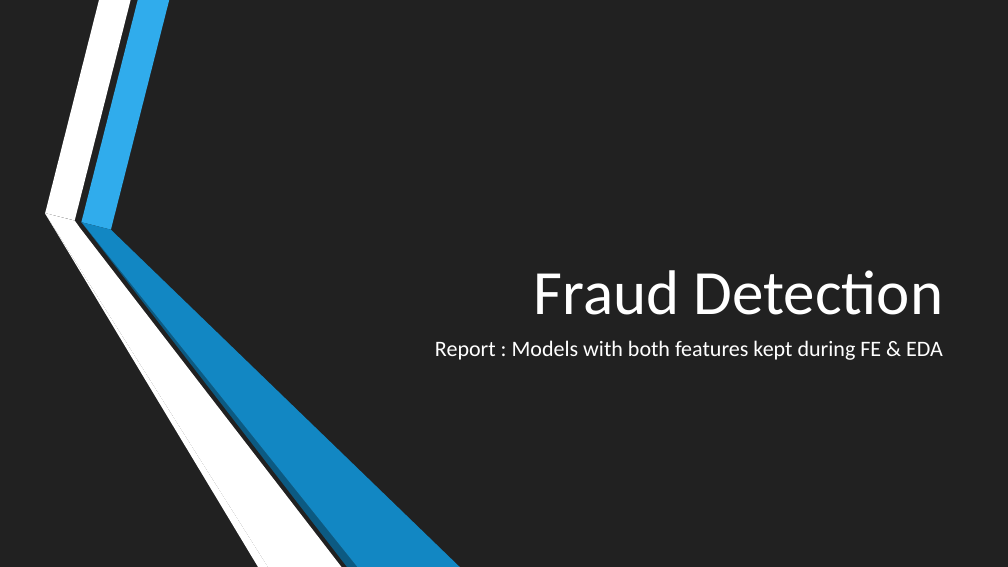
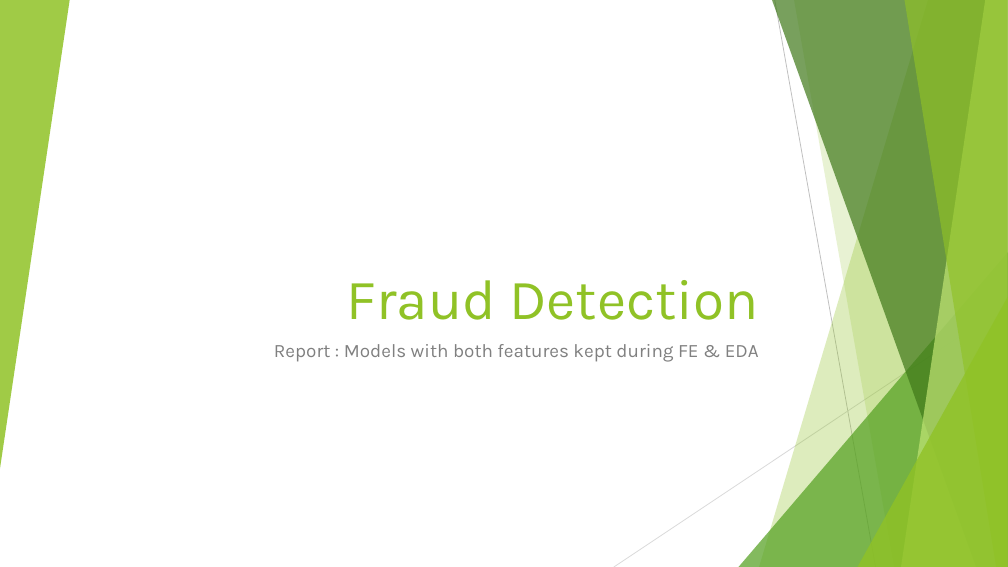
Before and after one commit to utsav87589/Fraud-Detection, a slide deck: slide 1 of reports/Report-Keep both.pptx. Drawn at 1008x567 pixels with LibreOffice and Linux fonts; fonts in the diff are those of the drawing. Boxes give left, top, right and bottom in pixels: in the first picture for what was removed or moved away, otherwise in the second. Text is boxed around its words. In the diff, an @@ line names an element or a change of style, - is before the commit and + after.

Commit message:
Supervised ML Based reports completed

```diff
--- a/reports/Report-Keep both.pptx
+++ b/reports/Report-Keep both.pptx
@@ background #212121 to #FFFFFF @@
@@ group added at box(0, 0, 1008, 567): 5 freeform shapes, 3 triangles, 2 lines @@
@@ title "Fraud Detection": place and size @@
-title "Fraud Detection" at box(534, 270, 943, 315)
+title "Fraud Detection" at box(347, 280, 759, 320)
@@ title "Fraud Detection" at box(347, 280, 759, 320): size 60 to 54 pt, font Calibri to Karla, text colour #FFFFFF to #90C226 @@
@@ group removed at box(45, 0, 461, 567): 6 freeform shapes @@
@@ subtitle "Report : Models with both ...": place and size @@
-subtitle "Report : Models with both ..." at box(435, 340, 943, 360)
+subtitle "Report : Models with both ..." at box(274, 344, 759, 362)
@@ subtitle "Report : Models with both ..." at box(274, 344, 759, 362): size 21 to 18 pt, font Calibri to Karla, text colour #FFFFFF to #808080 @@
```
Also in this commit, not shown: 8 other slides changed, 5 other files.
